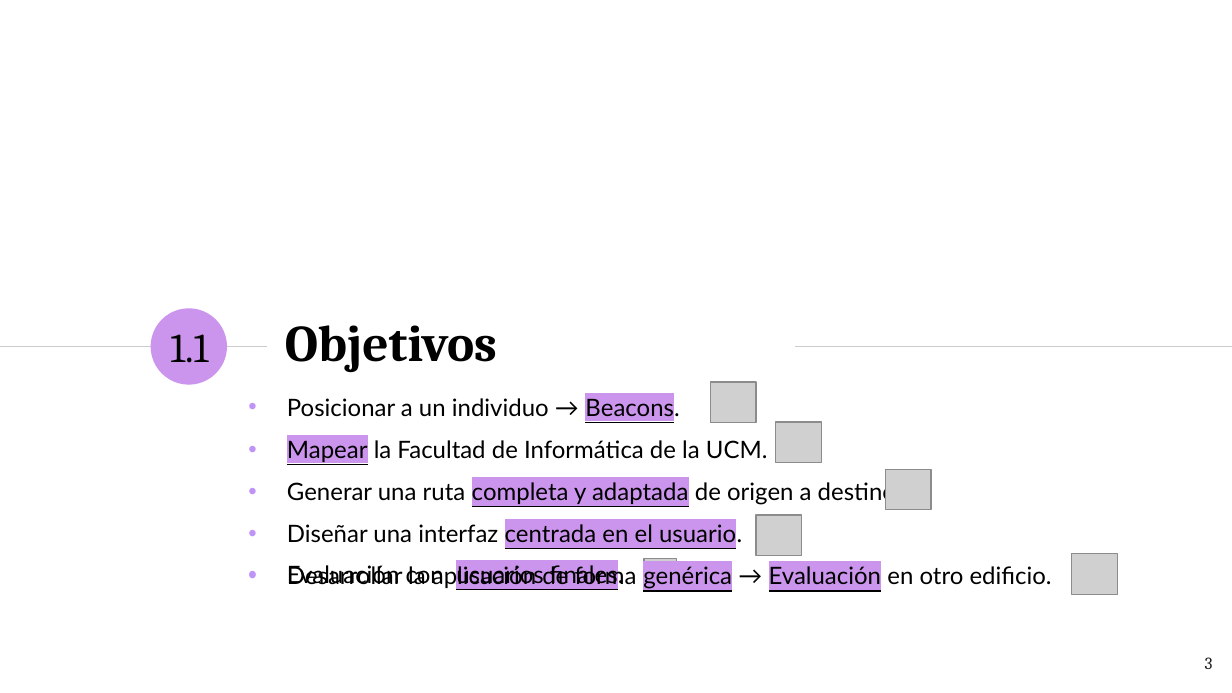
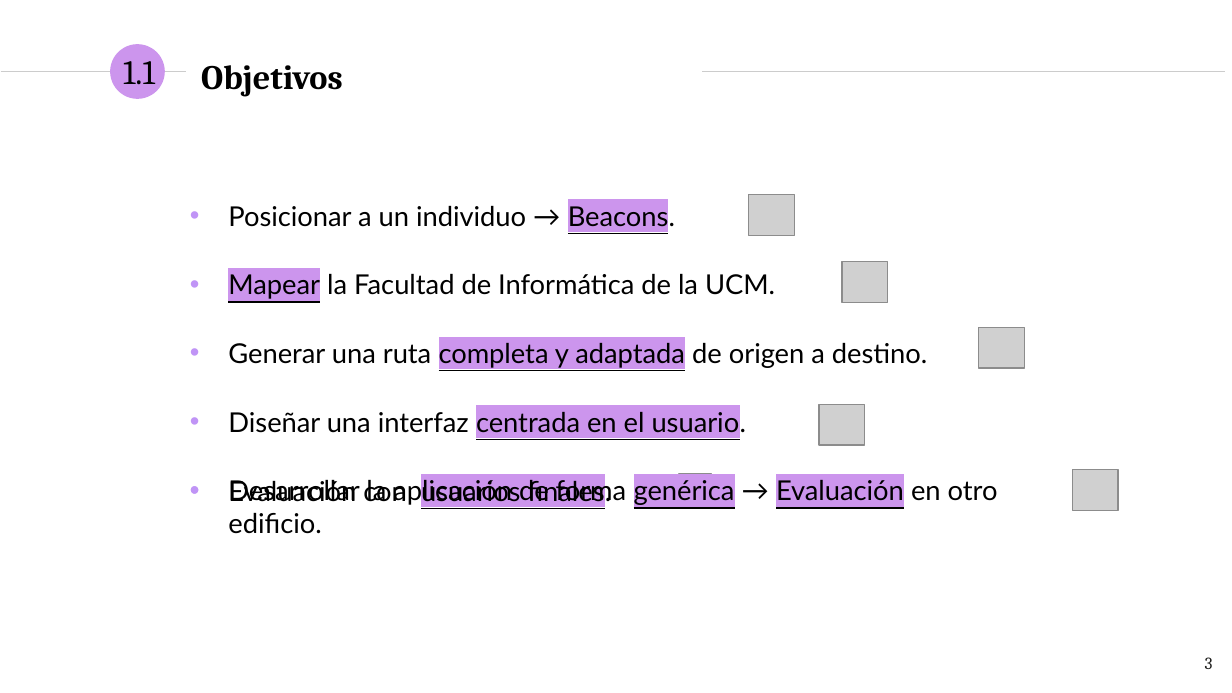
Before and after one commit to NILGroup/TFG-1920-DiscapacidadVisual, a slide deck: slide 3 of Defensa/presentaciónFinal_v2.pptx. Drawn at 1232x693 pixels with LibreOffice and Linux fonts; fonts in the diff are those of the drawing; grey boxes stand for pictures. Boxes give left, top, right and bottom in pixels: in the first picture for what was removed or moved away, otherwise in the second. Text is boxed around its words. In the diff, an @@ line names an element or a change of style, - is before the commit and + after.

```diff
--- a/Defensa/presentaciónFinal_v2.pptx
+++ b/Defensa/presentaciónFinal_v2.pptx
@@ text "1.1": place and size @@
-text "1.1" at box(170, 334, 208, 363)
+text "1.1" at box(123, 61, 155, 85)
@@ text "1.1" at box(123, 61, 155, 85): size 24 to 20 pt @@
@@ ellipse added at box(110, 44, 164, 99), fill #CC95ED @@
@@ title "Objetivos": place and size @@
-title "Objetivos" at box(285, 325, 497, 373)
+title "Objetivos" at box(201, 65, 343, 97)
@@ title "Objetivos" at box(201, 65, 343, 97): size 30 to 20 pt @@
@@ line added from (1, 71) to (186, 71), #CCCCCC 0.75 pt @@
@@ line moved from (795, 346) - (1232, 346) to (702, 71) - (1225, 71) @@
@@ text "Posicionar a un individuo → ...": place and size @@
-text "Posicionar a un individuo → ..." at box(287, 395, 679, 422)
+text "Posicionar a un individuo → ..." at box(228, 202, 675, 231)
@@ picture: place and size @@
-picture at box(711, 382, 756, 423)
+picture at box(749, 195, 795, 235)
@@ text "Mapear la Facultad de Informática ...": place and size @@
-text "Mapear la Facultad de Informática ..." at box(287, 440, 768, 464)
+text "Mapear la Facultad de Informática ..." at box(228, 274, 775, 299)
@@ picture: place and size @@
-picture at box(776, 423, 822, 463)
+picture at box(841, 261, 887, 302)
@@ ellipse removed at box(150, 308, 227, 384) @@
@@ picture: place and size @@
-picture at box(886, 469, 931, 510)
+picture at box(978, 328, 1024, 368)
@@ line removed from (0, 346) to (266, 346) @@
@@ size 14 to 16 pt; vertical alignment top to middle in 6 elements at box(228, 477, 998, 534), box(421, 477, 904, 506), box(228, 408, 746, 437), box(228, 274, 775, 299), box(228, 202, 675, 231), box(228, 343, 927, 368) @@
@@ text "Generar una ruta completa y ...": place and size @@
-text "Generar una ruta completa y ..." at box(287, 479, 902, 506)
+text "Generar una ruta completa y ..." at box(228, 343, 927, 368)
@@ text "Diseñar una interfaz centrada en ...": place and size @@
-text "Diseñar una interfaz centrada en ..." at box(287, 521, 742, 548)
+text "Diseñar una interfaz centrada en ..." at box(228, 408, 746, 437)
@@ picture: place and size @@
-picture at box(756, 515, 802, 556)
+picture at box(819, 404, 865, 445)
@@ text "Desarrollar la aplicación de forma ...": place and size @@
-text "Desarrollar la aplicación de forma ..." at box(287, 563, 1052, 590)
+text "Desarrollar la aplicación de forma ..." at box(228, 477, 998, 534)
@@ text "Evaluación con usuarios finales.": place and size @@
-text "Evaluación con usuarios finales." at box(287, 565, 444, 585)
+text "Evaluación con usuarios finales." at box(421, 477, 904, 506)
@@ picture: place and size @@
-picture at box(644, 558, 676, 590)
+picture at box(679, 474, 711, 506)
@@ picture: place and size @@
-picture at box(1072, 553, 1117, 594)
+picture at box(1073, 469, 1119, 510)
```
Also in this commit, not shown: 9 other slides changed.
